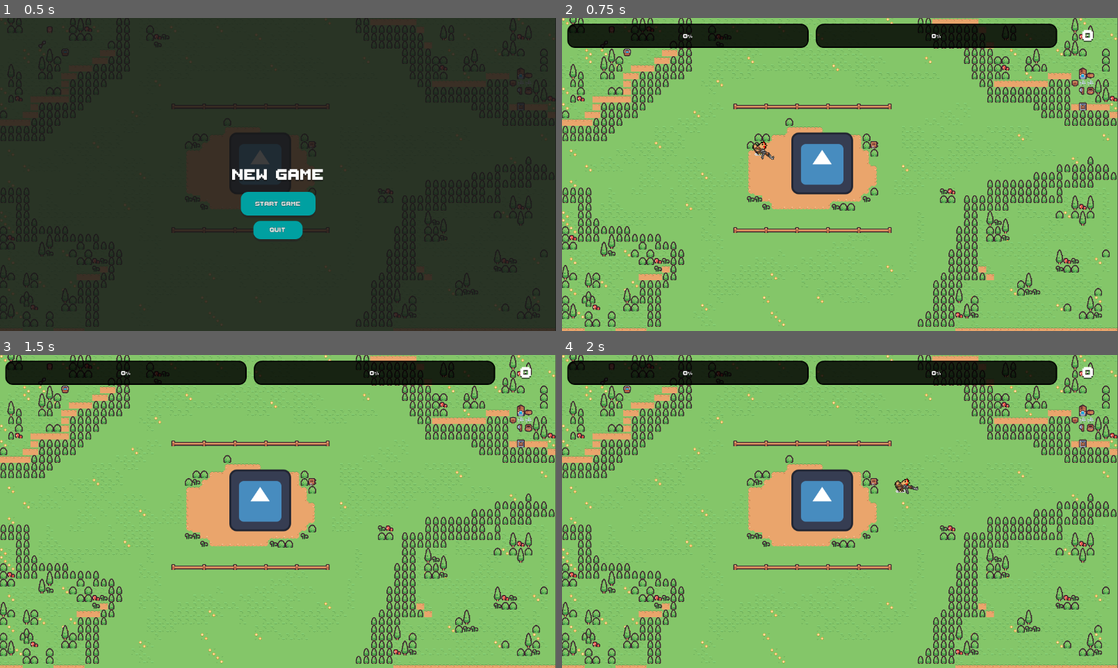
Above: before the commit, frames 1-4 (two rows, left to right).
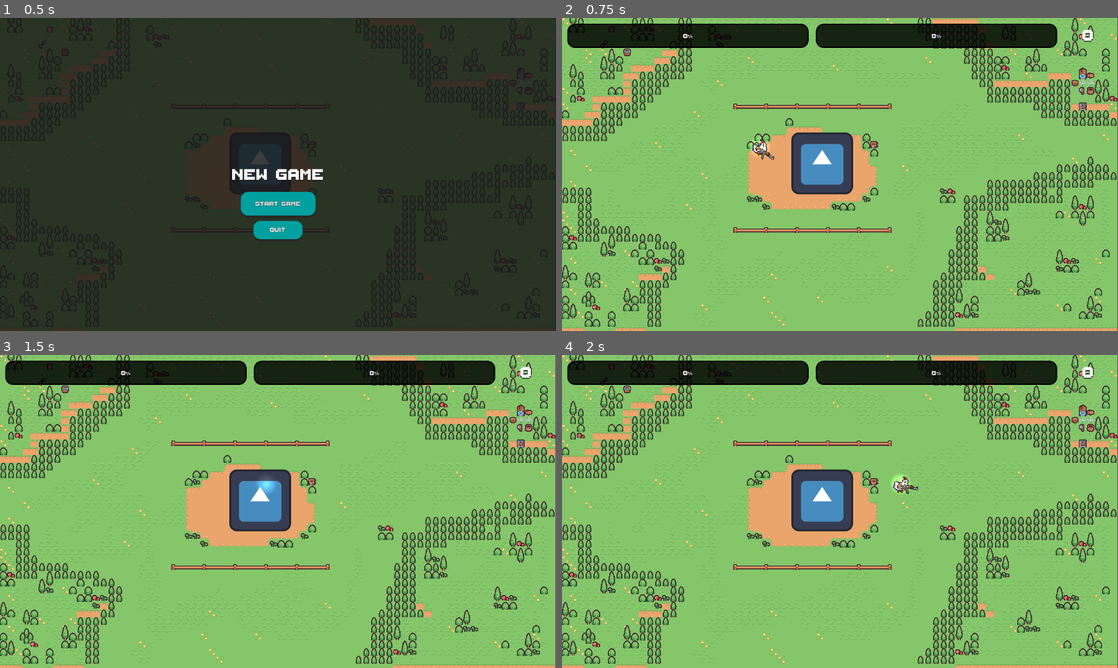
Above: after the commit, the same moments.

Repository: mynkrthd/chicken
Game: Godot game, scene res://Scenes/main.tscn
Same seed, same stepped clock (60 frames per second), same inputs: the game is played once before the commit and once after it. The engine's default icon, where the game draws it, is replaced by a stand-in: a white triangle on a blue panel in a dark square.
Inputs (mouse positions are in pixels of both pictures, inside the frame that each line leads up to):
- Up to frame 1 (0.5 s): no input
- Up to frame 2 (0.75 s): click "START GAME" at 0.5 s
- Up to frame 3 (1.5 s): tap Enter at 1.25 s; move the mouse to (400, 495) at 1.27 s; hold D (MoveRight) from 1.28 s (still down); tap Space (Dash) at 1.35 s
- Up to frame 4 (2 s): keep holding D (MoveRight)

Frame 1 is identical in both runs. In frame 2, 0.1% of the frame differs, in the area x 33-38%, y 38-44%; in frame 3, 0.1%; in frame 4, 0.1%, in the area x 59-63%, y 38-45%.

Commit message:
asset repace

Diff:
--- a/project_files/Scenes/main.tscn
+++ b/project_files/Scenes/main.tscn
@@ -75,4 +75,3 @@
 
 [connection signal="QUITGAME" from="CanvasLayer/mainMenu" to="." method="_on_main_menu_quitgame"]
 [connection signal="STARTGAME" from="CanvasLayer/mainMenu" to="." method="_on_main_menu_startgame"]
-[connection signal="RESUMEGAME" from="CanvasLayer/PauseMenu" to="." method="_on_pause_menu_resumegame"]
--- a/project_files/presets/chicken.tscn
+++ b/project_files/presets/chicken.tscn
@@ -1,8 +1,17 @@
-[gd_scene load_steps=5 format=3 uid="uid://dncvt2m2tm6hu"]
+[gd_scene load_steps=7 format=3 uid="uid://dncvt2m2tm6hu"]
 
-[ext_resource type="Texture2D" uid="uid://c6ke0ayqk0wt7" path="res://sprites/chicken/placeholder_chicken.png" id="1_mr30o"]
+[ext_resource type="Texture2D" uid="uid://c6ke0ayqk0wt7" path="res://sprites/chicken/chicken.png" id="1_mr30o"]
 [ext_resource type="Script" path="res://scripts/ChickenController.gd" id="1_mrsyq"]
 [ext_resource type="PackedScene" uid="uid://b5u3h5xw7hq7q" path="res://presets/Guns/ak47/ak_47.tscn" id="3_0ubii"]
+
+[sub_resource type="Gradient" id="Gradient_2dqsp"]
+offsets = PackedFloat32Array(0, 0.441558)
+colors = PackedColorArray(1, 1, 0.494118, 0.792157, 1, 1, 1, 0)
+
+[sub_resource type="GradientTexture2D" id="GradientTexture2D_1p8b8"]
+gradient = SubResource("Gradient_2dqsp")
+fill = 1
+fill_from = Vector2(0.5, 0.5)
 
 [sub_resource type="CapsuleShape2D" id="CapsuleShape2D_btpga"]
 radius = 12.0
@@ -12,6 +21,11 @@
 script = ExtResource("1_mrsyq")
 SPEED = 300.0
 SKEW_AMOUNT = 0.2
+
+[node name="PointLight2D" type="PointLight2D" parent="."]
+position = Vector2(0, -16)
+scale = Vector2(1.1875, 1.1875)
+texture = SubResource("GradientTexture2D_1p8b8")
 
 [node name="CharacterAnchor" type="Node2D" parent="."]
 scale = Vector2(0.3, 0.3)
@@ -25,7 +39,8 @@
 one_shot = true
 
 [node name="Chicken" type="Sprite2D" parent="CharacterAnchor"]
-scale = Vector2(0.34, 0.34)
+position = Vector2(-3.8147e-06, -30)
+scale = Vector2(0.144206, 0.144206)
 texture = ExtResource("1_mr30o")
 offset = Vector2(2.08165e-12, -130)
 flip_h = true
--- a/project_files/project.godot
+++ b/project_files/project.godot
@@ -62,11 +62,13 @@
 Shoot={
 "deadzone": 0.5,
 "events": [Object(InputEventMouseButton,"resource_local_to_scene":false,"resource_name":"","device":-1,"window_id":0,"a …(259 unchanged characters)…
+, Object(InputEventJoypadMotion,"resource_local_to_scene":false,"resource_name":"","device":-1,"axis":5,"axis_value":1.0,"script":null)
 ]
 }
 pause_game={
 "deadzone": 0.5,
 "events": [Object(InputEventKey,"resource_local_to_scene":false,"resource_name":"","device":-1,"window_id":0,"alt_press …(182 unchanged characters)…
+, Object(InputEventJoypadButton,"resource_local_to_scene":false,"resource_name":"","device":-1,"button_index":5,"pressure":0.0,"pressed":true,"script":null)
 ]
 }
 
--- a/project_files/scripts/ChickenController.gd
+++ b/project_files/scripts/ChickenController.gd
@@ -11,7 +11,7 @@
 @onready var can_dash_timer = $CharacterAnchor/CanDashTimer
 @onready var character_anchor = $CharacterAnchor
 @onready var chicken_sprite = $CharacterAnchor/Chicken
-@onready var gun_anchor = $CharacterAnchor/GunAnchor
+@onready var gun_anchor  = $CharacterAnchor/GunAnchor
 @onready var front_vector = $CharacterAnchor/frontVector
 
 var dashing = false;
--- a/project_files/scripts/main.gd
+++ b/project_files/scripts/main.gd
@@ -7,11 +7,20 @@
 @onready var hud = $CanvasLayer/hud
 @onready var game_over = $CanvasLayer/GameOver
 
+var paused
+
+func _ready():
+	showMainMenu()
+	paused=false
+
 func gamePuase():
+
 	pause_menu.show()
 
 func gameResume():
+
 	pause_menu.hide()
+
 func showMainMenu():
 	main_menu.show()
 	pause_menu.hide()
@@ -19,12 +28,15 @@
 	hud.hide()
 	player_chicken.hide()
 
-func _ready():
-	showMainMenu()
+
 
 func _input(event):
 	if(event.is_action_pressed("pause_game")):
-		gamePuase()
+		paused=!paused
+		if(paused):
+			gamePuase()
+		else:
+			gameResume()
 
 func _on_main_menu_startgame():
 	player_chicken.show()
--- a/project_files/scripts/pause_menu.gd
+++ b/project_files/scripts/pause_menu.gd
@@ -1,10 +1,8 @@
 extends Control
-
-signal RESUMEGAME
+@onready var main=$"../../"
 
 func _on_resume_btn_pressed():
-	RESUMEGAME.emit()
-
+	main.gameResume()
 
 func _on_main_menu_btn_pressed():
 	get_tree().reload_current_scene()
Binary file added: project_files/sprites/chicken/chicken.png
Not shown, changed: project_files/sprites/chicken/chicken.png.import
Binary file removed: project_files/sprites/chicken/placeholder_chicken.png
